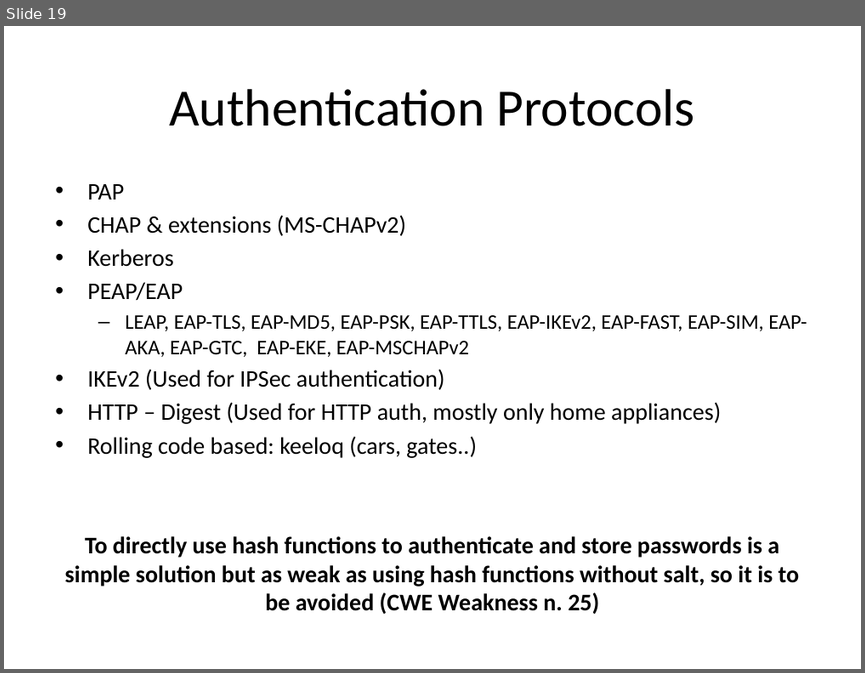
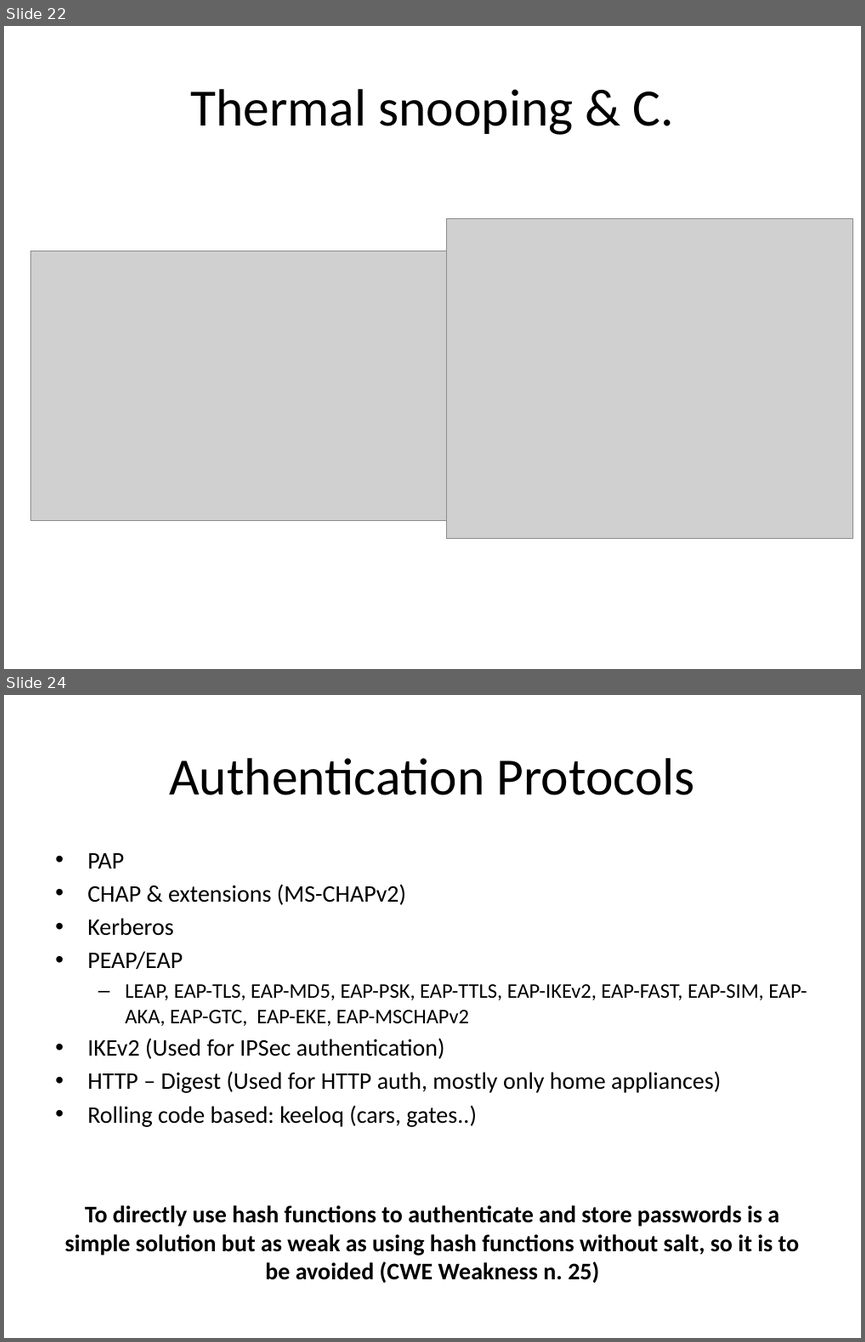
Before and after one commit to DeMaCS-UNICAL/NetworkSecurity, a slide deck: slides/PasswordStorage.pptx. Shown one above the other, each under a label of ours: slide 19 before the commit, slides 22 and 24 after it; the slides between them are not shown. The pictures are 865x673 and 865x1342 pixels, drawn with LibreOffice and Linux fonts; fonts in the diff are those of the drawing; grey boxes stand for pictures. Boxes give left, top, right and bottom in pixels: in the first picture for what was removed or moved away, otherwise in the second. Text is boxed around its words. In the diff, an @@ line names an element or a change of style, - is before the commit and + after.

```diff
--- a/slides/PasswordStorage.pptx
+++ b/slides/PasswordStorage.pptx
@@ slide 22 added at (x1=4, y1=26, x2=861, y2=669), background #FFFFFF @@
@@ title added at (x1=190, y1=89, x2=673, y2=135), 44 pt, text #000000 @@
+Thermal snooping & C.
@@ picture added at (x1=446, y1=218, x2=852, y2=538) @@
@@ picture added at (x1=31, y1=251, x2=446, y2=521) @@
@@ what was slide 19 is now slide 24 @@
```
Also in this commit, not shown: 4 slides changed, 5 other slides added, 2 other files.
